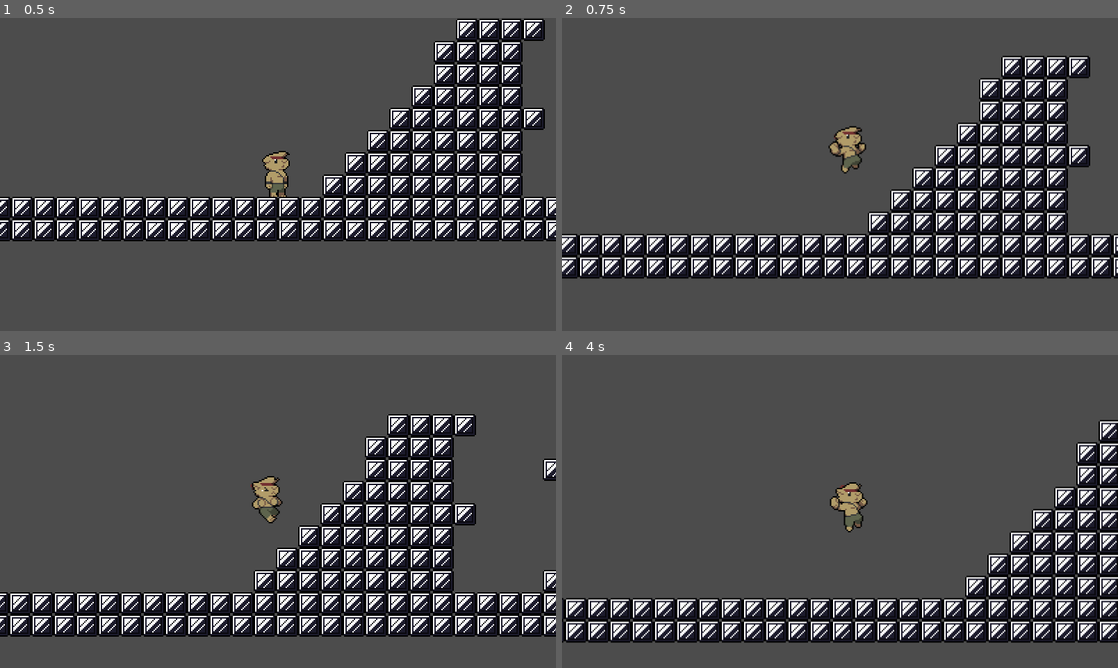
Above: before the commit, frames 1-4 (two rows, left to right).
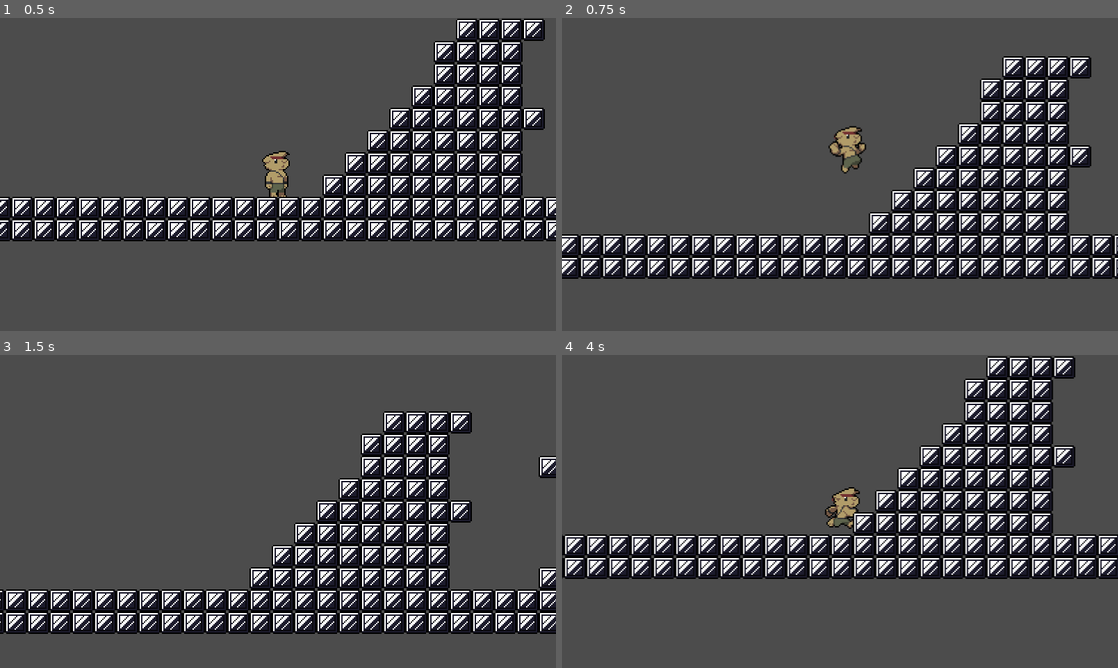
Above: after the commit, the same moments.

Repository: TheJarles/smgp
Game: Godot game, scene res://src/Scenes/Main/Main.tscn
The game is run twice, just before and just after one commit, with the same random seed, the same clock (stepped at 60 frames per second) and the same inputs.
Inputs:
- Up to frame 1 (0.5 s): no input
- Up to frame 2 (0.75 s): hold D (right) from 0.53 s (still down); hold Z (jump) from 0.53 s (still down)
- Up to frame 3 (1.5 s): keep holding D (right); release Z (jump) at 1.28 s; tap X (simulate damage) at 1.35 s
- Up to frame 4 (4 s): tap Z (jump) at 1.52, 1.55, 1.82, 3.02, 3.05, 3.32 s; release D (right) at 2.03 s; hold A (left) 2.03-2.78 s; hold Z (jump) 2.03-2.78 s; hold D (right) from 2.78 s (still down); tap X (simulate damage) at 2.85 s; hold Z (jump) from 3.53 s (still down)

Frame 1 is identical in both runs. In frame 2, 13% of the frame differs, in the area x 0-100%, y 12-84%; in frame 3, 19%; in frame 4, 46%, in the area x 0-100%, y 0-92%.

Commit message:
Finish stagger state implementation

Diff:
--- a/src/Scenes/Main/Main.tscn
+++ b/src/Scenes/Main/Main.tscn
@@ -23,4 +23,4 @@
 tile_set = ExtResource( 3 )
 cell_size = Vector2( 16, 16 )
 format = 1
-tile_data = PoolIntArray( -851934, 2, 0, -851933, 2, 0, -786 …(2417 unchanged characters)…  0, 131097, 2, 0, 131098, 2, 0, 131099, 2, 0, 131100, 2, 0, 131101, 2, 0, 131102, 2, 0, 131103, 2, 0, 131104, …(1197 unchanged characters)…
+tile_data = PoolIntArray( -851934, 2, 0, -851933, 2, 0, -786 …(2417 unchanged characters)…  0, 131097, 2, 0, 131098, 2, 0, 131099, 0, 0, 131100, 0, 0, 131101, 0, 0, 131102, 2, 0, 131103, 2, 0, 131104, …(1197 unchanged characters)…
--- a/src/Scenes/Player/Player.tscn
+++ b/src/Scenes/Player/Player.tscn
@@ -218,7 +218,6 @@
 
 [sub_resource type="Animation" id=14]
 length = 0.18
-loop = true
 step = 0.18
 tracks/0/type = "value"
 tracks/0/path = NodePath("Sprite:frame")
@@ -235,7 +234,6 @@
 
 [sub_resource type="Animation" id=15]
 length = 0.18
-loop = true
 step = 0.18
 tracks/0/type = "value"
 tracks/0/path = NodePath("Sprite:frame")
@@ -280,6 +278,23 @@
 "transitions": PoolRealArray( 1, 1 ),
 "update": 0,
 "values": [ 84, 85 ]
+}
+
+[sub_resource type="Animation" id=18]
+resource_name = "Damage"
+length = 0.12
+loop = true
+tracks/0/type = "value"
+tracks/0/path = NodePath("Sprite:modulate")
+tracks/0/interp = 1
+tracks/0/loop_wrap = true
+tracks/0/imported = false
+tracks/0/enabled = true
+tracks/0/keys = {
+"times": PoolRealArray( 0, 0.06 ),
+"transitions": PoolRealArray( 1, 1 ),
+"update": 1,
+"values": [ Color( 1, 1, 1, 0 ), Color( 1, 1, 1, 1 ) ]
 }
 
 [node name="Player" type="KinematicBody2D"]
@@ -293,7 +308,7 @@
 texture = ExtResource( 2 )
 vframes = 18
 hframes = 15
-frame = 79
+frame = 78
 
 [node name="CollisionShape2D" type="CollisionShape2D" parent="."]
 visible = false
@@ -318,8 +333,17 @@
 "anims/Turn Left" = SubResource( 16 )
 "anims/Turn Right" = SubResource( 17 )
 
-[node name="Timer" type="Timer" parent="."]
+[node name="EffectsPlayer" type="AnimationPlayer" parent="."]
+anims/Damage = SubResource( 18 )
+
+[node name="BufferTimer" type="Timer" parent="."]
+process_mode = 0
 wait_time = 0.07
+one_shot = true
+
+[node name="StaggerTimer" type="Timer" parent="."]
+process_mode = 0
+wait_time = 0.36
 one_shot = true
 
 [node name="StateMachine" type="Node" parent="."]
--- a/src/Scenes/Player/Scripts/Player.gd
+++ b/src/Scenes/Player/Scripts/Player.gd
@@ -1,6 +1,8 @@
 extends KinematicBody2D
 
+
 signal direction_changed(new_direction)
+
 
 var look_direction = 1 setget set_look_direction
 
--- a/src/Scenes/Player/Scripts/PlayerStateMachine.gd
+++ b/src/Scenes/Player/Scripts/PlayerStateMachine.gd
@@ -18,26 +18,34 @@
 		$Staggering: "staggering",
 		$Falling: "falling",
 	}
+	owner.connect("direction_changed", self, "_on_direction_changed")
 	owner.get_node("AnimationPlayer").connect("animation_finished", self, "_on_animation_finished")
 	owner.get_node("AnimationPlayer").set_animation_process_mode(0)
-	owner.get_node("Timer").connect("timeout", self, "_on_timed_out")
+	owner.get_node("BufferTimer").connect("timeout", self, "_on_timed_out")
+	owner.get_node("StaggerTimer").connect("timeout", self, "_on_stagger_timed_out")
 
 
 func _change_state(state_name):
 	if not _active:
 		return
+	if current_state == $Staggering and state_name == "falling":
+		$Falling.fall_start = $Staggering.peak_height
 	if state_name in ["staggering", "jumping", "falling"]:
 		states_stack.push_front(states_map[state_name])
 	if !(state_name in ["staggering", "previous"]):
 		states_map[state_name].initialize(current_state.velocity)
 	._change_state(state_name)
-	print("Entering State: ", state_names[states_stack[0]])
-	print("Current Animation: ", owner.get_node("AnimationPlayer").get_current_animation())
-	print("Animation Queue: ", owner.get_node("AnimationPlayer").get_queue())
+
 
 func _on_direction_changed(direction):
 	current_state._on_direction_changed(direction)
 
+
 func _on_timed_out():
-	if current_state in [$Falling, $Jumping]:
+	if current_state in [$Falling, $Jumping, $Staggering]:
 		current_state._on_timed_out()
+
+
+func _on_stagger_timed_out():
+	if current_state == $Staggering:
+		current_state._on_stagger_timed_out()
--- a/src/Scenes/Player/Scripts/States/Motion/InAir/Falling.gd
+++ b/src/Scenes/Player/Scripts/States/Motion/InAir/Falling.gd
@@ -1,10 +1,11 @@
 extends "./InAir.gd"
 
-onready var delay_timer = owner.get_node("Timer")
+onready var delay_timer = owner.get_node("BufferTimer")
 
 var fall_start = 0
 var coyote_time = true
 var buffer_jump = false
+var pre_fall = 0
 
 func enter():
 	fall_start = owner.get_global_position().y
@@ -14,6 +15,7 @@
 	buffer_jump = false
 	animation_player.clear_queue()
 	delay_timer.start(delay_timer.get_wait_time())
+
 
 func handle_input(event):
 	if event.is_action_pressed("jump"):
@@ -26,16 +28,17 @@
 	else:
 		.handle_input(event)
 
+
 func update(delta):
 	var direction = get_input_direction()
 	if direction:
 		update_look_direction(direction)
-		velocity.x = clamp(velocity.x + (HORIZONTAL_ACCELERATION * ACCELERATION_MULTIPLIER * direction),
+		velocity.x = clamp(velocity.x + (HORIZONTAL_ACCELERATION * direction),
 				-HORIZONTAL_SPEED, HORIZONTAL_SPEED)
 	elif owner.look_direction == 1:
-		velocity.x = max(velocity.x - (HORIZONTAL_ACCELERATION * ACCELERATION_MULTIPLIER), 0)
+		velocity.x = max(velocity.x - HORIZONTAL_ACCELERATION, 0)
 	else:
-		velocity.x = min(velocity.x + (HORIZONTAL_ACCELERATION * ACCELERATION_MULTIPLIER), 0)
+		velocity.x = min(velocity.x + HORIZONTAL_ACCELERATION, 0)
 	velocity.y = min(velocity.y + (GRAVITY * HIGH_GRAVITY), TERMINAL_VELOCITY)
 	velocity = owner.move_and_slide(velocity, FLOOR)
 	fall_distance = abs(fall_start - owner.get_global_position().y)
@@ -45,7 +48,6 @@
 		animation_player.play(animation_name)
 	if owner.is_on_floor():
 		if buffer_jump:
-			print("Buffered Jump!")
 			delay_timer.stop()
 			emit_signal("finished", "jumping")
 		elif Input.is_action_pressed("left") or Input.is_action_pressed("right"):
@@ -54,11 +56,17 @@
 			emit_signal("finished", "idling")
 
 
+func exit():
+	pre_fall = 0
+	.exit()
+
+
 func _on_direction_changed(direction):
 	if direction == 1:
 		animation_flip = "Right"
 	else:
 		animation_flip = "Left"
+
 
 func _on_timed_out():
 	if coyote_time:
--- a/src/Scenes/Player/Scripts/States/Motion/InAir/InAir.gd
+++ b/src/Scenes/Player/Scripts/States/Motion/InAir/InAir.gd
@@ -1,17 +1,16 @@
 extends "../Motion.gd"
 
 export(float) var TERMINAL_VELOCITY = 48 * 100
-export(float) var ACCELERATION_MULTIPLIER = 2
-export(float) var LOW_GRAVITY = 1.25
 export(float) var HIGH_GRAVITY = 1.75
-export(float) var MINIMUM_HEIGHT = 96
 
 var fall_distance = 0
 
 func handle_input(event):
 	.handle_input(event)
 
+
 func exit():
-	owner.get_node("Timer").stop()
-	var animation_name = "Land " + animation_flip
-	animation_player.play(animation_name)
+	owner.get_node("BufferTimer").stop()
+	if fall_distance > 96:
+		var animation_name = "Land " + animation_flip
+		animation_player.play(animation_name)
--- a/src/Scenes/Player/Scripts/States/Motion/InAir/Jumping.gd
+++ b/src/Scenes/Player/Scripts/States/Motion/InAir/Jumping.gd
@@ -1,13 +1,15 @@
 extends "./InAir.gd"
 
-const JUMP_HEIGHT = 198
+const JUMP_HEIGHT = 200
+const MINIMUM_HEIGHT = 96
 
-export(float) var JUMP_VELOCITY = -1166
+export(float) var JUMP_VELOCITY = -1171
 
-onready var delay_timer = owner.get_node("Timer")
+onready var delay_timer = owner.get_node("BufferTimer")
 
 var jump_start = 0
 var peak_height = 0
+var horizontal_start = 0
 var current_gravity = 0
 var jump_released = false
 var jump_stopped = false
@@ -20,6 +22,7 @@
 	buffer_jump = false
 	fall_distance = 0
 	peak_height = 0
+	horizontal_start = owner.get_global_position().x
 #	gravity_reset = false
 	velocity = enter_velocity
 	velocity.y = JUMP_VELOCITY + GRAVITY
@@ -36,7 +39,8 @@
 func stop_jump():
 	velocity.y = 0
 	peak_height = owner.get_global_position().y
-	current_gravity = GRAVITY * (HIGH_GRAVITY * jump_height() / JUMP_HEIGHT)
+	current_gravity = GRAVITY * clamp((HIGH_GRAVITY * jump_height() / JUMP_HEIGHT), 1, 1.75)
+	print(GRAVITY, " ", current_gravity, " ", GRAVITY * HIGH_GRAVITY)
 	jump_stopped = true
 
 
@@ -47,50 +51,45 @@
 			stop_jump()
 	elif event.is_action_pressed("jump"):
 		buffer_jump = true
-		delay_timer.start(delay_timer.get_wait_time())
+		delay_timer.start()
 	else:
 		.handle_input(event)
 
 
 func update(delta):
+
 	var direction = get_input_direction()
 	if direction:
 		update_look_direction(direction)
-		velocity.x = clamp(velocity.x + (HORIZONTAL_ACCELERATION * ACCELERATION_MULTIPLIER * direction),
+		velocity.x = clamp(velocity.x + (HORIZONTAL_ACCELERATION * direction),
 				-HORIZONTAL_SPEED, HORIZONTAL_SPEED)
 	elif owner.look_direction == 1:
-		velocity.x = max(velocity.x - (HORIZONTAL_ACCELERATION * ACCELERATION_MULTIPLIER), 0)
+		velocity.x = max(velocity.x - HORIZONTAL_ACCELERATION, 0)
 	else:
-		velocity.x = min(velocity.x + (HORIZONTAL_ACCELERATION * ACCELERATION_MULTIPLIER), 0)
+		velocity.x = min(velocity.x + HORIZONTAL_ACCELERATION, 0)
+
 	if jump_height() < 0:
 		current_gravity = GRAVITY * HIGH_GRAVITY
+
+	if jump_height() >= MINIMUM_HEIGHT and jump_released and !jump_stopped:
+		stop_jump()
+
+	if velocity.y >= 0 and !jump_stopped:
+		peak_height = owner.get_global_position().y if !peak_height else peak_height
+		current_gravity = GRAVITY * HIGH_GRAVITY
+
 	velocity.y = min(velocity.y + current_gravity, TERMINAL_VELOCITY)
 	velocity = owner.move_and_slide(velocity, FLOOR)
-	if jump_height() >= MINIMUM_HEIGHT and jump_released and !jump_stopped:
-		stop_jump()
-	if velocity.y > 0 and !jump_stopped:
-		peak_height = owner.get_global_position().y if !peak_height else peak_height
-#		if !gravity_reset:
-#			gravity_reset = true
-#			current_gravity = 0
-#		else:
-		current_gravity = GRAVITY * HIGH_GRAVITY
-#		if !animation_player.get_current_animation().begins_with("Fall"):
-#			var animation_name = "Fall " + animation_flip
-#			animation_player.play(animation_name)
-#	if jump_stopped:
-#		if !gravity_reset:
-#			gravity_reset = true
-#			current_gravity = 0
-#		else:
-#			current_gravity = GRAVITY * (HIGH_GRAVITY * jump_height() / JUMP_HEIGHT)
+
 	fall_distance = abs(jump_height(peak_height))
-
 	if fall_distance > 96 and velocity.y > 0:
 		if !animation_player.get_current_animation().begins_with("Fall"):
 			var animation_name = "Fall " + animation_flip
 			animation_player.play(animation_name)
+
 	if owner.is_on_floor():
+		print("Horizontal Distance: ", (owner.get_global_position().x - horizontal_start))
+#		print("Vertical Distance at Peak: ", (abs(owner.get_global_position().y - peak_height)))
 		if buffer_jump:
 			delay_timer.stop()
 			emit_signal("finished", "jumping")
@@ -98,9 +97,6 @@
 			emit_signal("finished", "running")
 		else:
 			emit_signal("finished", "idling")
-#		else:
-#			.exit()
-#			emit_signal("finished", "previous")
 
 
 func _on_direction_changed(direction):
--- a/src/Scenes/Player/Scripts/States/Motion/InAir/Staggering.gd
+++ b/src/Scenes/Player/Scripts/States/Motion/InAir/Staggering.gd
@@ -1,22 +1,69 @@
 extends "./InAir.gd"
 
+const JUMP_HEIGHT = 61
+const JUMP_MAX_HEIGHT = 200
+const HORIZONTAL_KNOCKBACK = 222
+
 var start_height = 0
+var buffer_jump = false
+var current_gravity = GRAVITY
+var peak_height = 0
+
+onready var buffer_timer = owner.get_node("BufferTimer")
+onready var stagger_timer = owner.get_node("StaggerTimer")
+
+func ready():
+	owner.get_node("StaggerTimer").connect("timeout", self, "_on_stagger_timed_out")
+
 
 func enter():
+	peak_height = 0
+	current_gravity = GRAVITY
+	buffer_jump = false
 	start_height = owner.get_global_position().y
-	var look_direction = owner.look_direction
-	velocity.x = -HORIZONTAL_SPEED if look_direction == 1 else HORIZONTAL_SPEED
-	velocity.y = -750
-	animation_flip = "Right" if look_direction == 1 else "Left"
+	velocity.x = -HORIZONTAL_KNOCKBACK if owner.look_direction == 1 else HORIZONTAL_KNOCKBACK
+	velocity.y = -630
+	animation_flip = "Right" if owner.look_direction == 1 else "Left"
 	var animation_name = "Stagger " + animation_flip
-	owner.get_node("AnimationPlayer").play(animation_name)
+	animation_player.play(animation_name)
+	owner.get_node("EffectsPlayer").play("Damage")
+	stagger_timer.start()
+
+
+func handle_input(event):
+	if event.is_action_pressed("jump"):
+		buffer_jump = true
+		buffer_timer.start()
 
 
 func update(delta):
-	velocity.y += GRAVITY
-	owner.move_and_slide(velocity, FLOOR)
 	if owner.get_global_position().y > start_height:
+		current_gravity = GRAVITY * HIGH_GRAVITY
+	velocity.y = min(velocity.y + current_gravity, TERMINAL_VELOCITY)
+	if velocity.y >= 0 and !peak_height:
+		peak_height = owner.get_global_position().y
+	velocity = owner.move_and_slide(velocity, FLOOR)
+
+
+func exit():
+	owner.get_node("EffectsPlayer").stop()
+	owner.get_node("Sprite").modulate = Color(1, 1, 1, 1)
+	stagger_timer.stop()
+	buffer_timer.stop()
+
+
+func _on_timed_out():
+	buffer_jump = false
+
+
+func _on_stagger_timed_out():
+	exit()
+	if owner.is_on_floor() and (Input.is_action_pressed("right") or Input.is_action_pressed("left")):
+		emit_signal("finished", "running")
+	elif owner.is_on_floor() and buffer_jump:
+		print("Buffer Jump!")
+		emit_signal("finished", "jumping")
+	elif owner.is_on_floor():
+		emit_signal("finished", "idling")
+	else:
 		emit_signal("finished", "falling")
-	if(owner.is_on_floor()):
-		print(velocity.y)
-		emit_signal("finished", "idling")
--- a/src/Scenes/Player/Scripts/States/Motion/Motion.gd
+++ b/src/Scenes/Player/Scripts/States/Motion/Motion.gd
@@ -2,7 +2,7 @@
 
 const FLOOR = Vector2(0, -1)
 
-export(float) var HORIZONTAL_SPEED = 400
+export(float) var HORIZONTAL_SPEED = 407
 export(float) var HORIZONTAL_ACCELERATION = HORIZONTAL_SPEED / 3
 export(float) var GRAVITY = 50
 
@@ -12,6 +12,7 @@
 func handle_input(event):
 	if event.is_action_pressed("simulate damage"):
 		emit_signal("finished", "staggering")
+
 
 func initialize(init_velocity):
 	enter_velocity = init_velocity
--- a/src/Scenes/Player/Scripts/States/Motion/OnGround/Idling.gd
+++ b/src/Scenes/Player/Scripts/States/Motion/OnGround/Idling.gd
@@ -40,7 +40,7 @@
 			velocity.x = max(velocity.x - HORIZONTAL_ACCELERATION, 0)
 		else:
 			velocity.x = min(velocity.x + HORIZONTAL_ACCELERATION, 0)
-	owner.move_and_slide(velocity, FLOOR)
+	velocity = owner.move_and_slide(velocity, FLOOR)
 	.update(delta)
 
 
--- a/src/Scenes/Player/Scripts/States/Motion/OnGround/Running.gd
+++ b/src/Scenes/Player/Scripts/States/Motion/OnGround/Running.gd
@@ -23,7 +23,7 @@
 	if direction:
 		update_look_direction(direction)
 		velocity.x = clamp(velocity.x + (HORIZONTAL_ACCELERATION * direction), -HORIZONTAL_SPEED, HORIZONTAL_SPEED)
-		owner.move_and_slide(velocity, FLOOR)
+		velocity = owner.move_and_slide(velocity, FLOOR)
 	else:
 		emit_signal("finished", "idling")
 	.update(delta)
Not shown: 1 places in src/Scenes/Player/Player.tscn that only renumber resources
